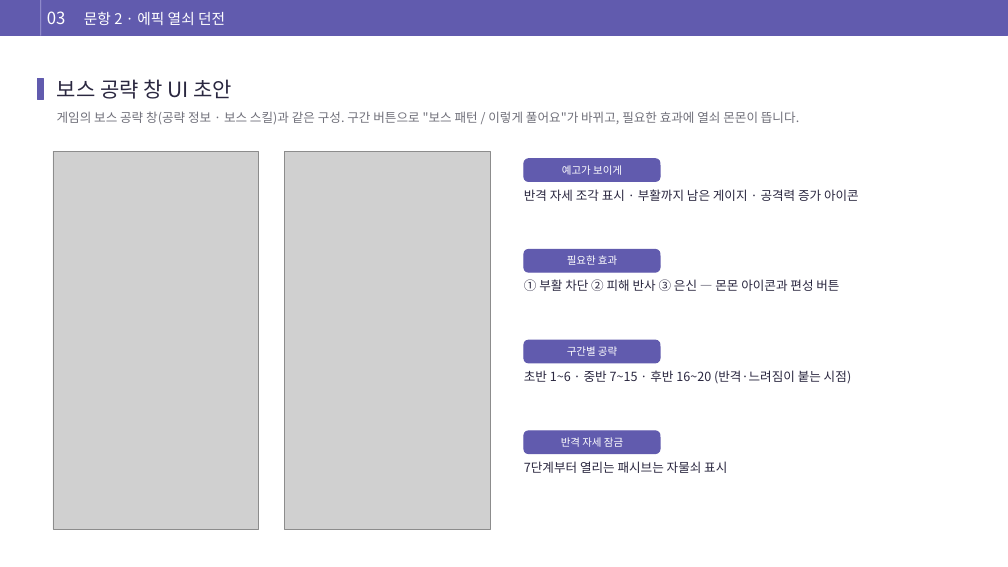
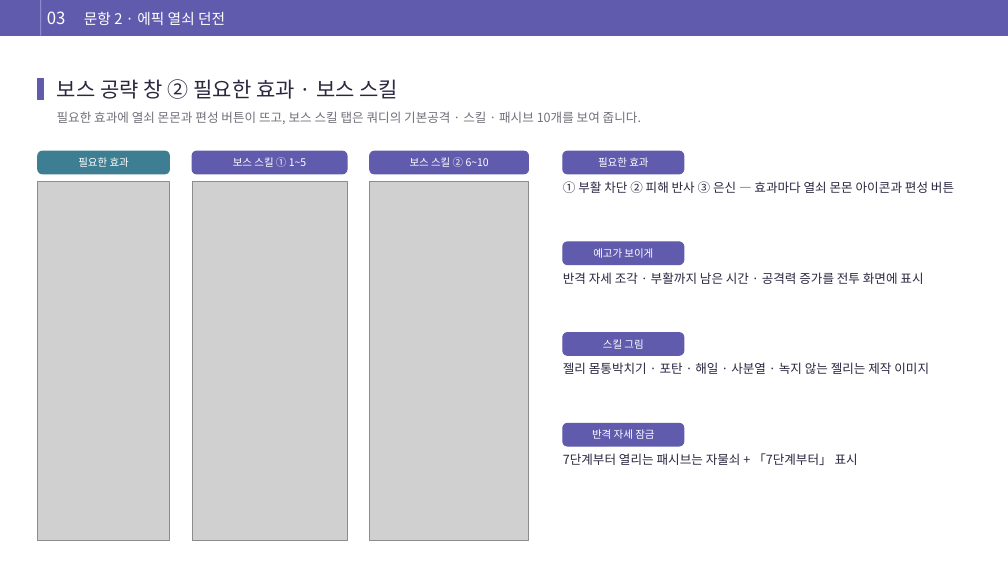
Before and after one commit to junhy96/MonMonCombat, a slide deck: slide 11 of docs/deck/monmon-assignment-draft.pptx (slide 10 before the commit). Drawn at 1008x567 pixels with LibreOffice and Linux fonts; fonts in the diff are those of the drawing; grey boxes stand for pictures. Boxes give left, top, right and bottom in pixels: in the first picture for what was removed or moved away, otherwise in the second. Text is boxed around its words. In the diff, an @@ line names an element or a change of style, - is before the commit and + after.

```diff
--- a/docs/deck/monmon-assignment-draft.pptx
+++ b/docs/deck/monmon-assignment-draft.pptx
@@ text at (57,79,398,99): text changed @@
-보스 공략 창 UI 초안
+보스 공략 창 ② 필요한 효과 · 보스 스킬
@@ text at (57,111,641,124): text changed @@
-게임의 보스 공략 창(공략 정보 · 보스 스킬)과 같은 구성. 구간 버튼으로 "보스 패턴 / 이렇게 풀어요"가 바뀌고, 필요한 효과에 열쇠 몬몬이 뜹니다.
+필요한 효과에 열쇠 몬몬과 편성 버튼이 뜨고, 보스 스킬 탭은 쿼디의 기본공격 · 스킬 · 패시브 10개를 보여 줍니다.
@@ rounded rectangle added at (38,151,169,174), fill #3E7E92, outline #3E7E92 1 pt @@
@@ picture removed at (53,151,259,529) @@
@@ text added at (78,157,129,167), 10 pt, text #FFFFFF @@
+필요한 효과
@@ rounded rectangle added at (192,151,347,174), fill #615BAE, outline #615BAE 1 pt @@
@@ text added at (233,157,306,167), 10 pt, text #FFFFFF @@
+보스 스킬 ① 1~5
@@ picture removed at (285,151,491,529) @@
@@ rounded rectangle added at (370,151,529,174), fill #615BAE, outline #615BAE 1 pt @@
@@ text added at (410,157,489,167), 10 pt, text #FFFFFF @@
+보스 스킬 ② 6~10
@@ text "필요한 효과": place and size @@
-text "필요한 효과" at (567,255,617,265)
+text "필요한 효과" at (598,157,648,167)
@@ rounded rectangle: place and size @@
-rounded rectangle at (524,159,660,181)
+rounded rectangle at (563,151,684,174)
@@ picture added at (38,181,169,541) @@
@@ picture added at (192,181,347,541) @@
@@ picture added at (370,181,529,541) @@
@@ text at (563,181,954,193): text changed @@
-① 부활 차단 ② 피해 반사 ③ 은신 — 몬몬 아이콘과 편성 버튼
+① 부활 차단 ② 피해 반사 ③ 은신 — 효과마다 열쇠 몬몬 아이콘과 편성 버튼
@@ text "예고가 보이게": place and size @@
-text "예고가 보이게" at (562,165,622,175)
+text "예고가 보이게" at (593,248,653,258)
@@ rounded rectangle: place and size @@
-rounded rectangle at (524,250,660,272)
+rounded rectangle at (563,242,684,265)
@@ text at (563,272,923,284): text changed @@
-반격 자세 조각 표시 · 부활까지 남은 게이지 · 공격력 증가 아이콘
+반격 자세 조각 · 부활까지 남은 시간 · 공격력 증가를 전투 화면에 표시
@@ rounded rectangle: place and size @@
-rounded rectangle at (524,340,660,363)
+rounded rectangle at (563,333,684,355)
@@ text removed at (567,346,617,356) @@
-구간별 공략
@@ text added at (603,339,643,349), 10 pt, text #FFFFFF @@
+스킬 그림
@@ text removed at (524,370,852,384) @@
-초반 1~6 · 중반 7~15 · 후반 16~20 (반격·느려짐이 붙는 시점)
@@ text added at (563,362,929,374), 12 pt, text #2A2740 @@
+젤리 몸통박치기 · 포탄 · 해일 · 사분열 · 녹지 않는 젤리는 제작 이미지
@@ text "반격 자세 잠금": place and size @@
-text "반격 자세 잠금" at (561,437,623,447)
+text "반격 자세 잠금" at (592,429,654,439)
@@ rounded rectangle: place and size @@
-rounded rectangle at (524,431,660,454)
+rounded rectangle at (563,423,684,446)
@@ text at (563,453,858,465): text changed @@
-7단계부터 열리는 패시브는 자물쇠 표시
+7단계부터 열리는 패시브는 자물쇠 + 「7단계부터」 표시
```
Also in this commit, not shown: 3 other slides changed, 1 slide added, 11 other files.
